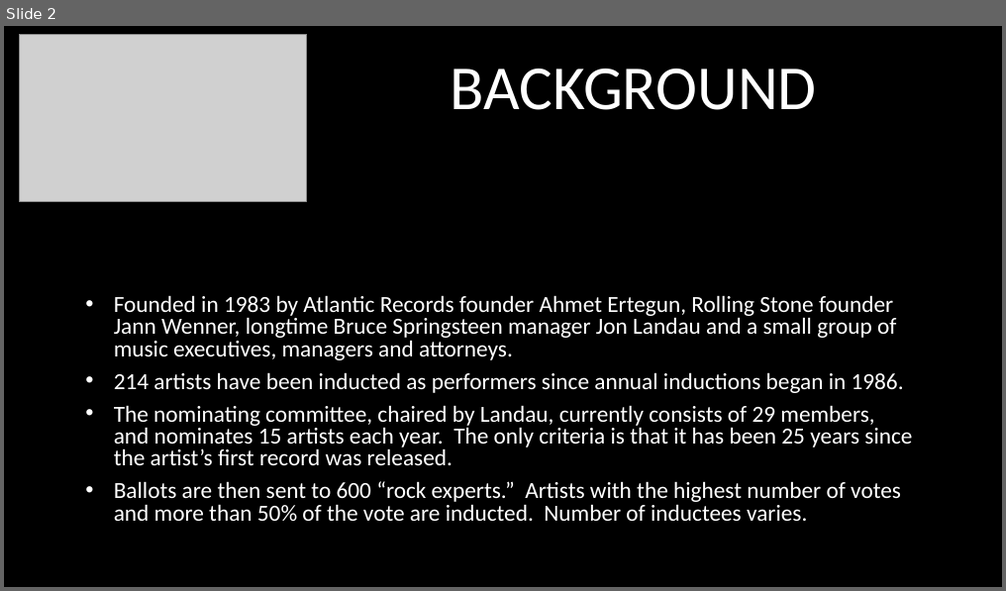
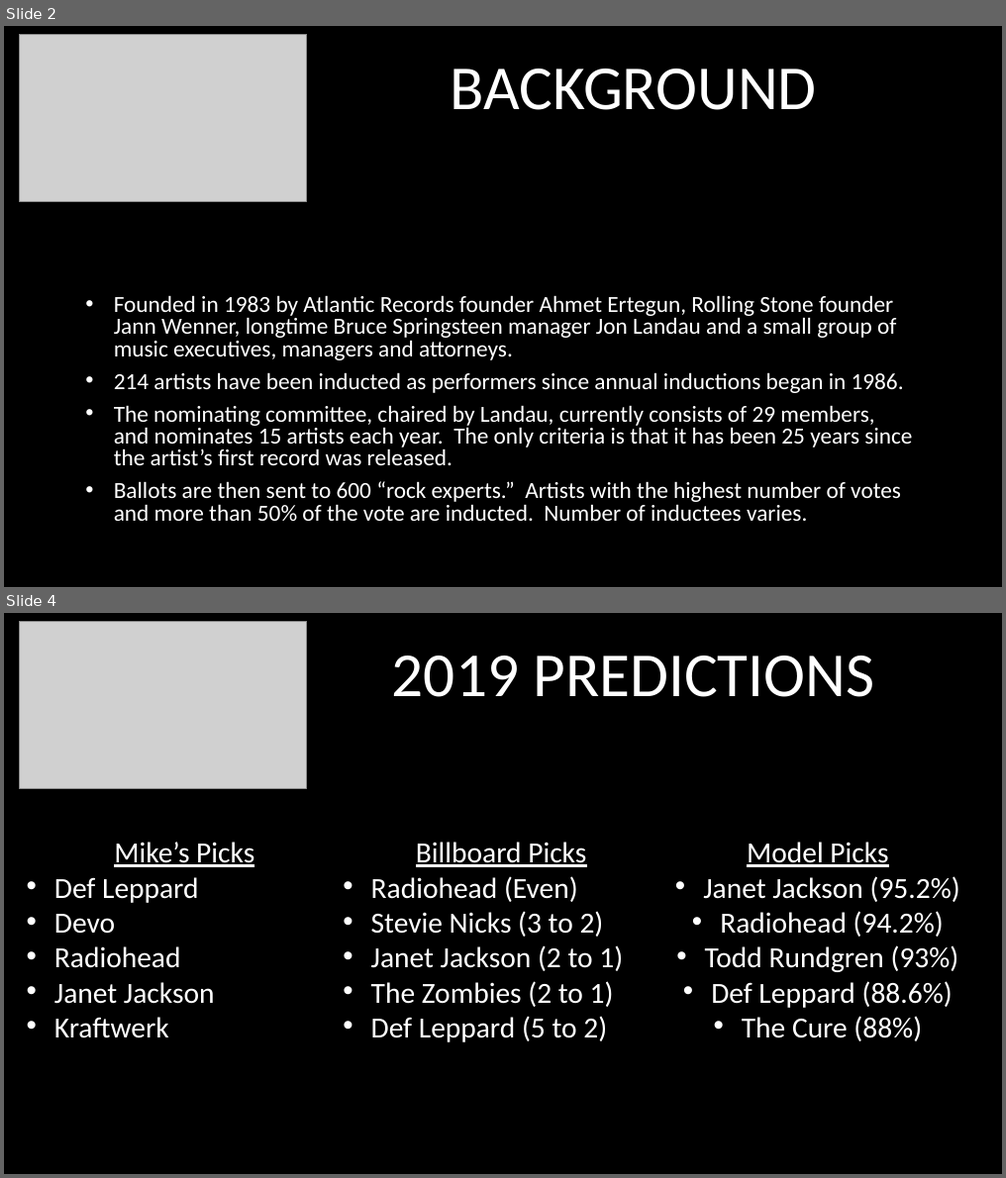
Before and after one commit to mborenstein128/Rock_Hall, a slide deck: RockHall.pptx. Shown one above the other, each under a label of ours: slide 2 before the commit, slides 2 and 4 after it; the slides between them are not shown. The pictures are 1006x591 and 1006x1178 pixels, drawn with LibreOffice and Linux fonts; fonts in the diff are those of the drawing; grey boxes stand for pictures. Boxes give left, top, right and bottom in pixels: in the first picture for what was removed or moved away, otherwise in the second. Text is boxed around its words. In the diff, an @@ line names an element or a change of style, - is before the commit and + after.

Commit message:
ppt update

```diff
--- a/RockHall.pptx
+++ b/RockHall.pptx
@@ slide 4 added at <box>4,613,1002,1174</box>, background #000000 @@
@@ picture added at <box>19,621,307,788</box> @@
@@ title added at <box>392,656,874,697</box>, 60.3 pt, text #FFFFFF @@
+2019 PREDICTIONS
@@ subtitle added at <box>54,842,960,1043</box>, 28.1 pt, text #FFFFFF @@
+Mike’s Picks
+• Def Leppard
+• Devo
+• Radiohead
+• Janet Jackson
+• Kraftwerk
+Billboard Picks
+• Radiohead (Even)
+• Stevie Nicks (3 to 2)
+• Janet Jackson (2 to 1)
+• The Zombies (2 to 1)
+• Def Leppard (5 to 2)
+Model Picks
+• Janet Jackson (95.2%)
+• Radiohead (94.2%)
+• Todd Rundgren (93%)
+• Def Leppard (88.6%)
+• The Cure (88%)
```
Also in this commit, not shown: 1 other slide added.
